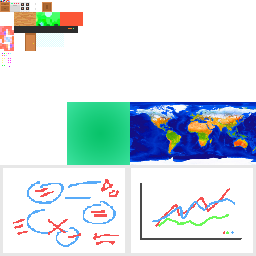
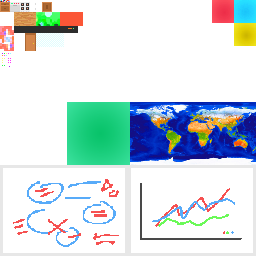
Layers edited between the first and the second 256×256 image:
added layer "Layer 36 copy 3" above "Layer 36 copy 2" over box(234, 23, 256, 46)
added layer "Layer 36 copy 2" above "Layer 36 copy 4" over box(212, 0, 234, 23)
added layer "Layer 36 copy" above "Layer 36" over box(234, 0, 256, 23)
